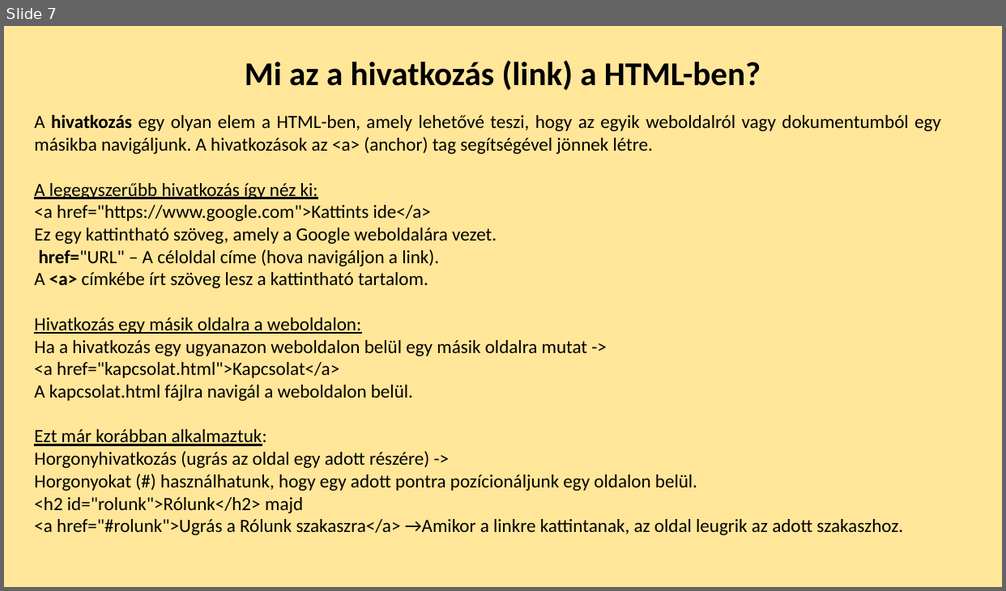
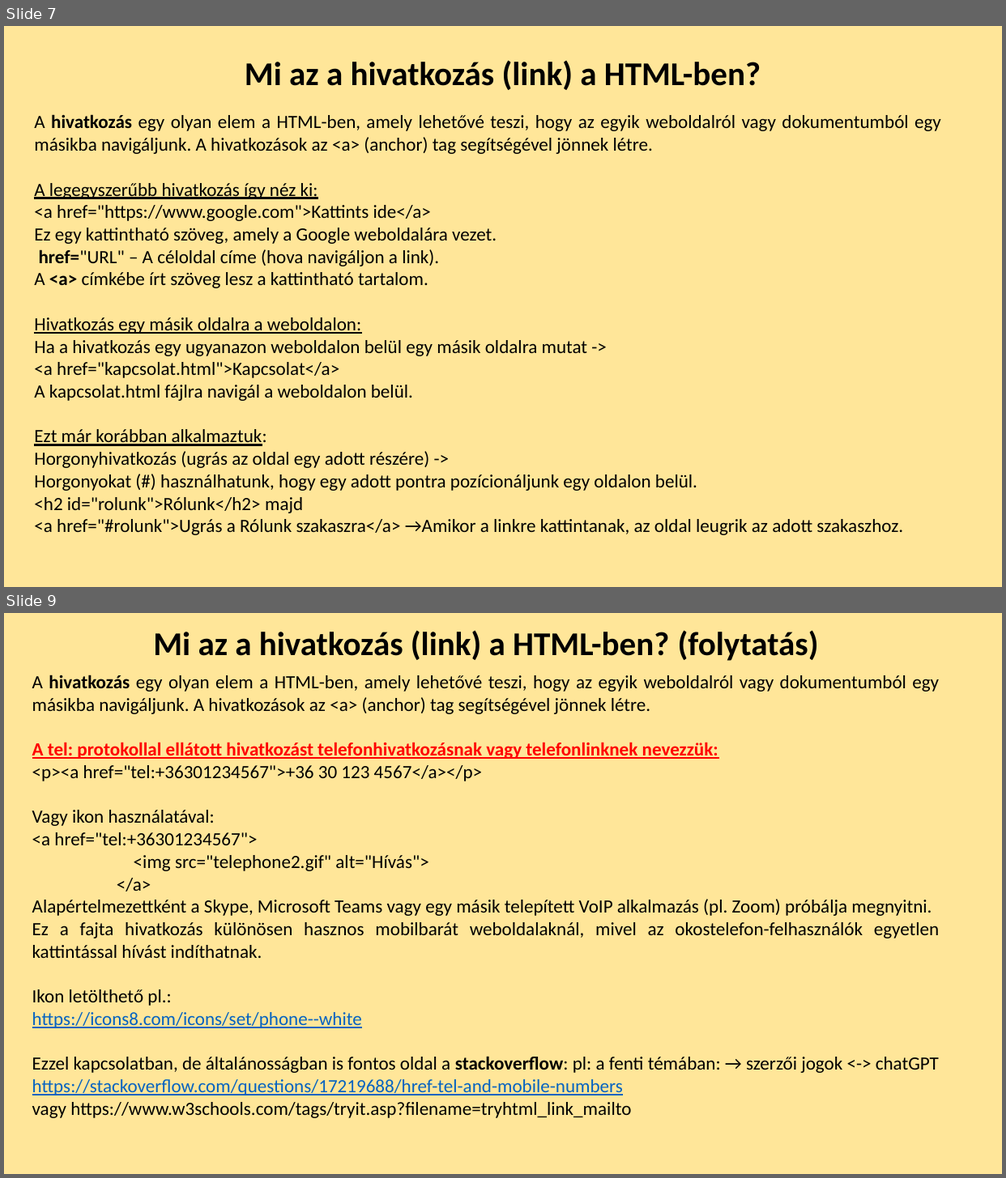
Before and after one commit to tothferenc1/lakas1xProject, a slide deck: table_list.pptx. Shown one above the other, each under a label of ours: slide 7 before the commit, slides 7 and 9 after it; the slides between them are not shown. The pictures are 1006x591 and 1006x1178 pixels, drawn with LibreOffice and Linux fonts; fonts in the diff are those of the drawing. Boxes give left, top, right and bottom in pixels: in the first picture for what was removed or moved away, otherwise in the second. Text is boxed around its words. In the diff, an @@ line names an element or a change of style, - is before the commit and + after.

```diff
--- a/table_list.pptx
+++ b/table_list.pptx
@@ slide 9 added at box(4, 613, 1002, 1174), background #FFE699 @@
@@ text added at box(153, 630, 819, 661), 32 pt, text #000000, bold @@
+Mi az a hivatkozás (link) a HTML-ben? (folytatás)
@@ text added at box(32, 675, 939, 1118), 18 pt, text #000000 @@
+A hivatkozás egy olyan elem a HTML-ben, amely lehetővé teszi, hogy az egyik weboldalról vagy dokumentumból egy másikba navigáljunk. A hivatkozások az <a> (anchor) tag segítségével jönnek létre.
+A tel: protokollal ellátott hivatkozást telefonhivatkozásnak vagy telefonlinknek nevezzük:
+<p><a href="tel:+36301234567">+36 30 123 4567</a></p>
+Vagy ikon használatával:
+<a href="tel:+36301234567">
+<img src="telephone2.gif" alt="Hívás">
+</a>
+Alapértelmezettként a Skype, Microsoft Teams vagy egy másik telepített VoIP alkalmazás (pl. Zoom) próbálja megnyitni.
+Ez a fajta hivatkozás különösen hasznos mobilbarát weboldalaknál, mivel az okostelefon-felhasználók egyetlen kattintással hívást indíthatnak.
+Ikon letölthető pl.:
+https://icons8.com/icons/set/phone--white
+Ezzel kapcsolatban, de általánosságban is fontos oldal a stackoverflow: pl: a fenti témában: → szerzői jogok <-> chatGPT
+https://stackoverflow.com/questions/17219688/href-tel-and-mobile-numbers
+vagy https://www.w3schools.com/tags/tryit.asp?filename=tryhtml_link_mailto
```
Also in this commit, not shown: 1 slide changed, 2 other slides added, 4 other files.
